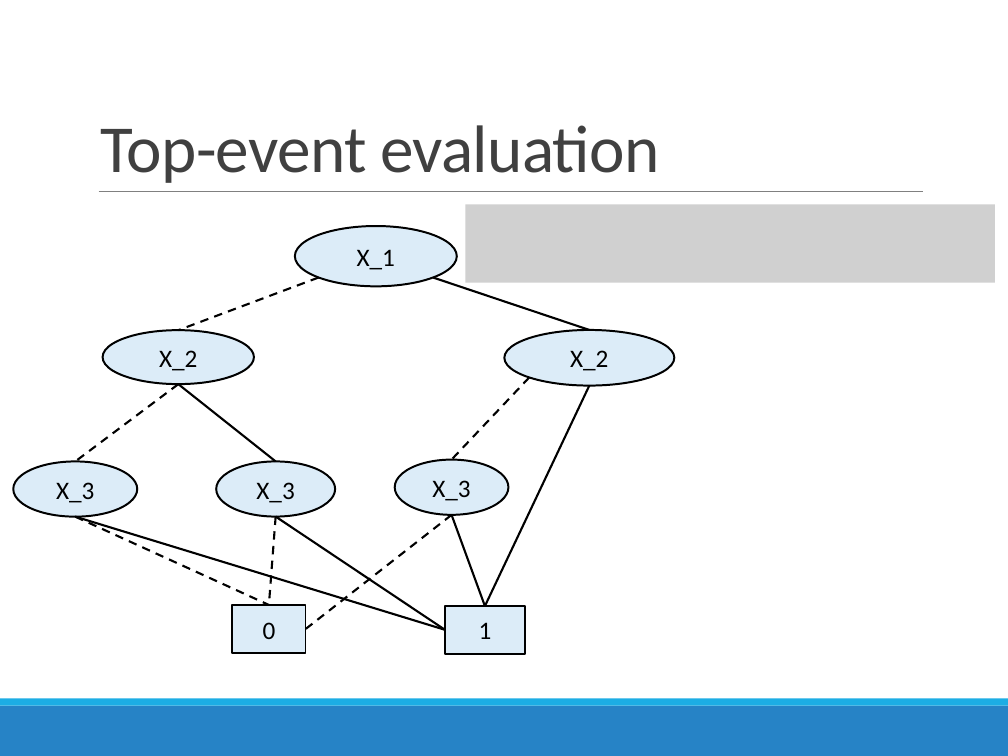
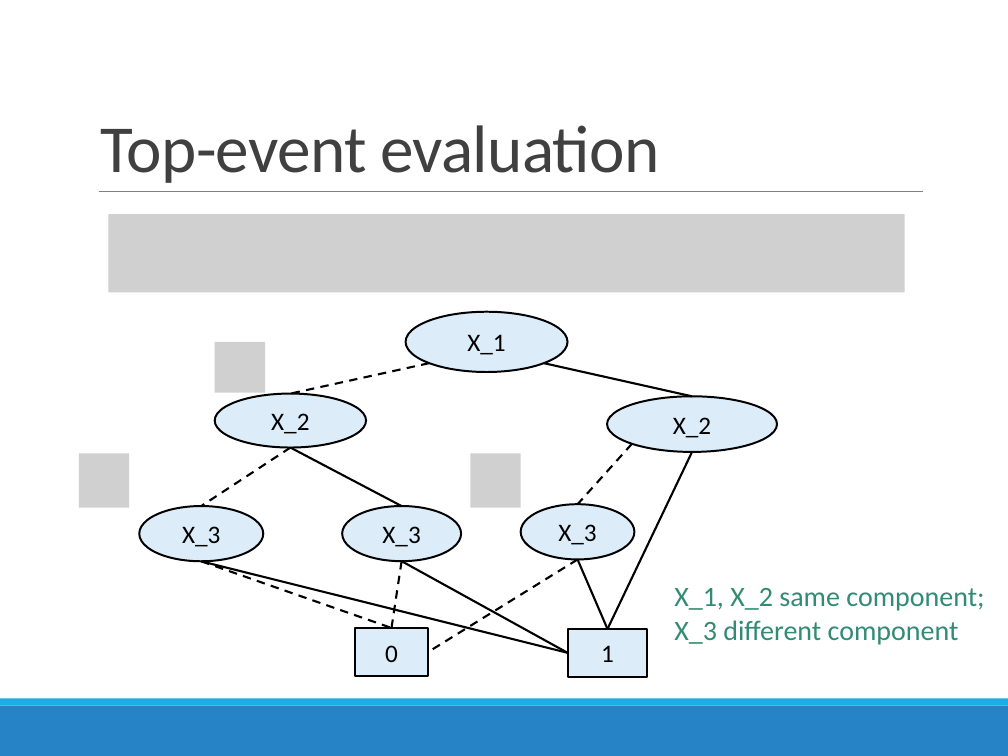
Before and after one commit to AndreMann90/fart_fssd, a slide deck: slide 7 of doc/programming_project_slides.pptx. Drawn at 1008x756 pixels with LibreOffice and Linux fonts; fonts in the diff are those of the drawing; grey boxes stand for pictures. Boxes give left, top, right and bottom in pixels: in the first picture for what was removed or moved away, otherwise in the second. Text is boxed around its words. In the diff, an @@ line names an element or a change of style, - is before the commit and + after.

Commit message:
Evaluation slides revised

```diff
--- a/doc/programming_project_slides.pptx
+++ b/doc/programming_project_slides.pptx
@@ picture: place and size @@
-picture at [466, 205, 995, 283]
+picture at [109, 214, 905, 292]
@@ ellipse "X_1": place and size @@
-ellipse "X_1" at [295, 226, 458, 286]
+ellipse "X_1" at [405, 311, 568, 372]
@@ picture added at [215, 342, 265, 392] @@
@@ line moved from (319, 277) - (178, 331) to (429, 363) - (290, 393) @@
@@ line moved from (433, 277) - (590, 330) to (544, 363) - (692, 396) @@
@@ ellipse "X_2": place and size @@
-ellipse "X_2" at [103, 331, 254, 385]
+ellipse "X_2" at [215, 393, 366, 448]
@@ ellipse "X_2": place and size @@
-ellipse "X_2" at [504, 330, 674, 385]
+ellipse "X_2" at [607, 396, 777, 452]
@@ line moved from (178, 384) - (76, 462) to (290, 448) - (202, 506) @@
@@ line moved from (178, 384) - (275, 462) to (290, 448) - (401, 506) @@
@@ line moved from (529, 377) - (452, 460) to (632, 444) - (578, 504) @@
@@ picture added at [79, 454, 129, 508] @@
@@ picture added at [471, 454, 521, 508] @@
@@ line moved from (590, 386) - (485, 606) to (692, 452) - (608, 629) @@
@@ 3 ellipses: place and size @@
-3 ellipses at [13, 460, 509, 517]
+3 ellipses at [139, 504, 635, 561]
@@ line moved from (76, 517) - (445, 630) to (202, 561) - (568, 653) @@
@@ line moved from (76, 517) - (269, 605) to (202, 561) - (391, 628) @@
@@ line moved from (275, 516) - (269, 605) to (401, 561) - (391, 628) @@
@@ line moved from (275, 516) - (445, 630) to (401, 561) - (568, 653) @@
@@ line moved from (452, 515) - (305, 629) to (578, 559) - (428, 652) @@
@@ line moved from (452, 515) - (485, 606) to (578, 559) - (608, 629) @@
@@ text added at [674, 588, 984, 645], 20 pt, text #328B71 @@
+X_1, X_2 same component;
+X_3 different component
@@ rectangle "0": place and size @@
-rectangle "0" at [232, 605, 305, 653]
+rectangle "0" at [355, 628, 428, 676]
@@ rectangle "1": place and size @@
-rectangle "1" at [445, 606, 524, 653]
+rectangle "1" at [568, 629, 647, 676]
```
Also in this commit, not shown: 1 other slide changed, 1 slide added, 1 other file.
